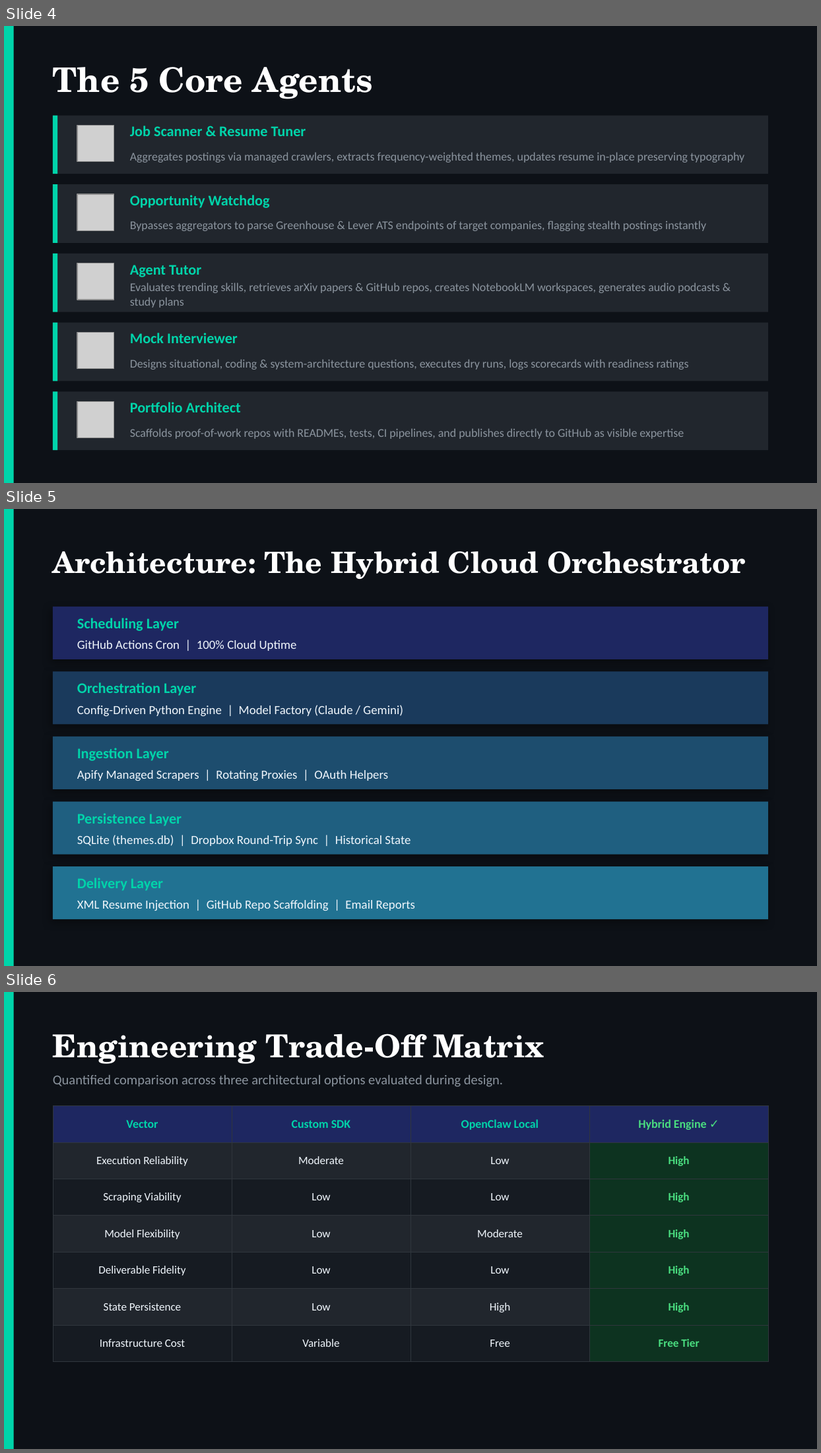
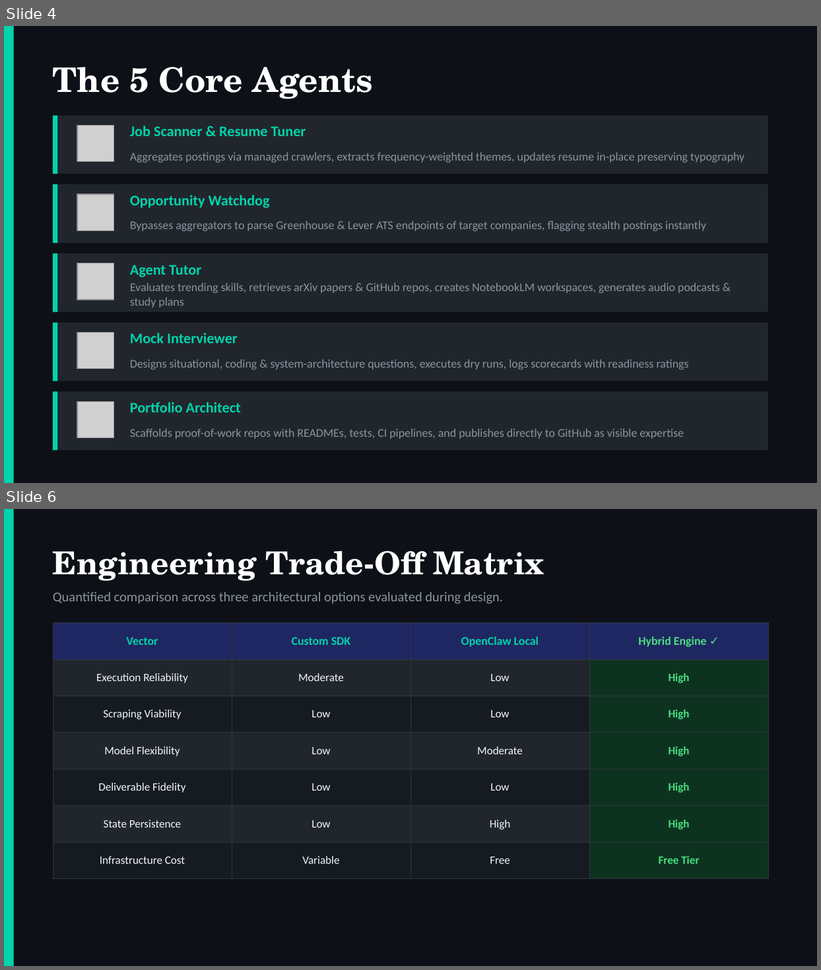
Before and after one commit to mayukhg/mg-ai-job-scanner, a slide deck: Career_Intelligence_Engine_Deck.pptx. Shown one above the other, each under a label of ours: slides 4, 5 and 6 before the commit, slides 4 and 6 after it; the slides between them are not shown. The pictures are 821x1453 and 821x970 pixels, drawn with LibreOffice and Linux fonts; fonts in the diff are those of the drawing; grey boxes stand for pictures. Boxes give left, top, right and bottom in pixels: in the first picture for what was removed or moved away, otherwise in the second. Text is boxed around its words. In the diff, an @@ line names an element or a change of style, - is before the commit and + after.

```diff
--- a/Career_Intelligence_Engine_Deck.pptx
+++ b/Career_Intelligence_Engine_Deck.pptx
@@ slide 5 removed at (x1=4, y1=509, x2=817, y2=966), background #0D1117 @@
@@ rectangle removed at (x1=4, y1=509, x2=14, y2=966) @@
@@ text removed at (x1=53, y1=551, x2=746, y2=579) @@
-Architecture: The Hybrid Cloud Orchestrator
@@ rectangle removed at (x1=53, y1=607, x2=768, y2=659) @@
@@ text removed at (x1=77, y1=618, x2=179, y2=631) @@
-Scheduling Layer
@@ text removed at (x1=77, y1=640, x2=297, y2=651) @@
-GitHub Actions Cron | 100% Cloud Uptime
@@ rectangle removed at (x1=53, y1=671, x2=768, y2=724) @@
@@ text removed at (x1=77, y1=683, x2=196, y2=696) @@
-Orchestration Layer
@@ text removed at (x1=77, y1=705, x2=403, y2=717) @@
-Config-Driven Python Engine | Model Factory (Claude / Gemini)
@@ rectangle removed at (x1=53, y1=737, x2=768, y2=789) @@
@@ text removed at (x1=77, y1=748, x2=169, y2=761) @@
-Ingestion Layer
@@ text removed at (x1=77, y1=770, x2=388, y2=781) @@
-Apify Managed Scrapers | Rotating Proxies | OAuth Helpers
@@ rectangle removed at (x1=53, y1=802, x2=768, y2=855) @@
@@ text removed at (x1=77, y1=813, x2=182, y2=826) @@
-Persistence Layer
@@ text removed at (x1=77, y1=835, x2=411, y2=846) @@
-SQLite (themes.db) | Dropbox Round-Trip Sync | Historical State
@@ rectangle removed at (x1=53, y1=867, x2=768, y2=920) @@
@@ text removed at (x1=77, y1=878, x2=163, y2=891) @@
-Delivery Layer
@@ text removed at (x1=77, y1=900, x2=415, y2=911) @@
-XML Resume Injection | GitHub Repo Scaffolding | Email Reports
```
Also in this commit, not shown: 1 slide changed, 1 slide added, 3 other files.
